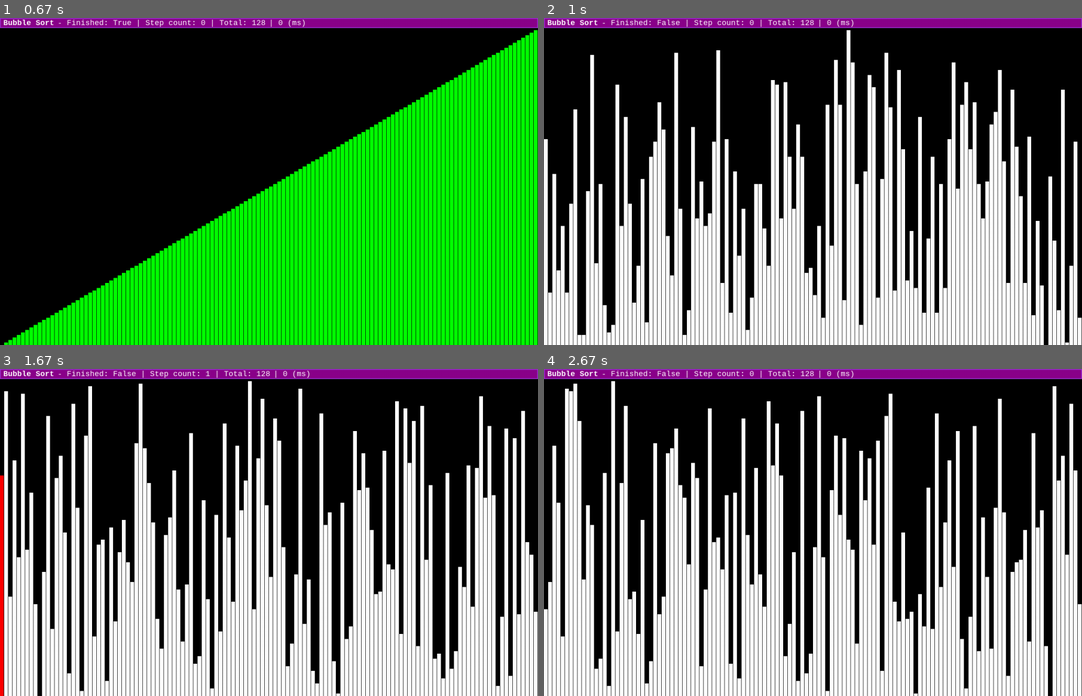
Above: before the commit, frames 1-4 (two rows, left to right).
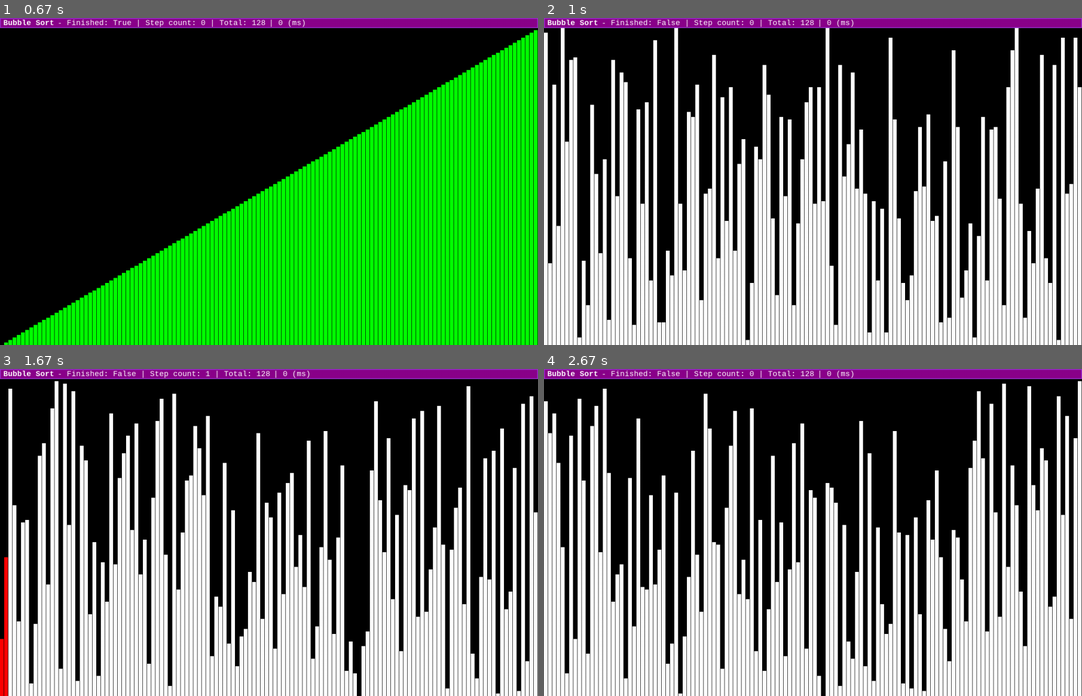
Above: after the commit, the same moments.

Repository: thiagolopes/sorting-algorithms-pygame
Game: pygame game, started from sort.py
Same seed, same stepped clock (60 frames per second), same inputs: the game is played once before the commit and once after it.
Inputs:
- Up to frame 1 (0.67 s): tap Space at 0.33 s
- Up to frame 2 (1 s): tap R at 0.67 s
- Up to frame 3 (1.67 s): tap Enter at 1 s; hold N from 1.33 s (still down)
- Up to frame 4 (2.67 s): release N at 1.8 s; hold Backspace 1.83-2.3 s; tap Enter at 2.33 s

Frame 1 is identical in both runs. In frame 2, 31% of the frame differs, in the area x 0-100%, y 2-100%; in frame 3, 33%; in frame 4, 34%, in the area x 0-100%, y 3-100%.

Commit message:
main: refactor all main loop with engine

Diff:
--- a/sort.py
+++ b/sort.py
@@ -234,11 +234,14 @@
 
 
 class Engine:
-    def __init__(self, height, width):
+    def __init__(self, height, width, array_len):
+        pygame.init()
+        self.screen = pygame.display.set_mode((height, width))
         self.mute = False
         self.play = False
-        pygame.init()
-        self.screen = pygame.display.set_mode((height, width))
+        self.algorithms = []
+        self.algorithm = None
+        self.array_len = array_len
 
     @property
     def title(self):
@@ -248,6 +251,39 @@
     def title(self, title):
         pygame.display.set_caption(title)
 
+    @property
+    def algorithm_class(self):
+        if self.algorithm is not None:
+            return self.algorithms[self.algorithms.index(self.algorithm.__class__)]
+        if self.algorithms:
+            return self.algorithms[0]
+        assert True, "Do not reach here, add algorithm to work"
+
+    @property
+    def finished(self):
+        return self.algorithm.finished
+
+    def add_algorithm(self, algorithm):
+        self.algorithms.append(algorithm)
+        if not self.algorithm:
+            self.reset()
+
+    def reset(self, shuffle=False, randomize=False):
+        elements = list(range(0, self.array_len))
+        finished = True
+        self.play = False
+
+        if shuffle:
+            random.shuffle(elements)
+            finished = False
+        elif randomize:
+            elements = [random.randint(0, self.array_len) for _ in range(0, self.array_len)]
+            finished = False
+
+        algorithm = self.algorithm_class(elements)
+        algorithm.finished = finished
+        self.algorithm = algorithm
+
     def toggle_play(self):
         self.play = not self.play
 
@@ -258,70 +294,61 @@
         pygame.display.flip()
 
     def shutdown(self):
-        print(ELEMENTS)
+        print(self.algorithm.elements)
         pygame.quit()
-        sys.exit()
-
-
-engine = Engine(HEIGHT, WIDTH)
+        sys.exit(0)
+
+    def step(self):
+        t = self.algorithm.step()
+        if self.algorithm.finished:
+            self.play = False
+        return t
+
+
+engine = Engine(HEIGHT, WIDTH, TOTAL)
 engine.title = "Sorting Algorithms"
+engine.add_algorithm(BubbleSort)
+
 grid = Grid(BAR_SIZE, engine.screen)
 bar = Bar(grid.padding, engine.screen)
-
-beeper = Beeper(len(ELEMENTS))
+event = Event()
+
+beeper = Beeper(engine.array_len)
 beeper.generate()
 
-algorithms = [BubbleSort]
-algorithm = algorithms[0](ELEMENTS)
-
-event = Event()
 loop_timer = Timer(engine)
-
 while True:
-    loop_timer.start_tick()
-
+    run_step = False
     for ev in event.get():
         match ev:
             case event.ESC | event.QUIT:
                 engine.shutdown()
             case event.SHUFFLE:
-                engine.play = False
-                ELEMENTS = list(range(START, TOTAL))
-                random.shuffle(ELEMENTS)
-                algorithm = BubbleSort(ELEMENTS)
-                algorithm.finished = False
+                engine.reset(shuffle=True)
                 loop_timer.reset_timer()
             case event.PAUSE:
                 engine.toggle_play()
             case event.RESTART:
-                engine.play = False
-                ELEMENTS = list(range(START, TOTAL))
-                algorithm = BubbleSort(ELEMENTS)
+                engine.reset()
                 loop_timer.reset_timer()
             case event.RANDOMIZE:
-                engine.play = False
-                ELEMENTS = [random.randint(START, TOTAL) for _ in range(START, TOTAL)]
-                algorithm = BubbleSort(ELEMENTS)
-                algorithm.finished = False
+                engine.reset(randomize=True)
                 loop_timer.reset_timer()
             case event.MUTE:
                 engine.toggle_mute()
             case event.NEXT_STEP:
-                t = algorithm.step()
-                if not engine.mute and t:
-                    beeper[algorithm.dirty_index[-1]].play()
-
-    if engine.play:
-        t = algorithm.step()
+                run_step = True
+
+    loop_timer.start_tick()
+    if engine.play or run_step:
+        t = engine.step()
         if not engine.mute and t:
-            beeper[algorithm.dirty_index[-1]].play()
-        if algorithm.finished:
-            engine.play = False
-
-    grid.draw(algorithm.elements, algorithm.dirty_index, algorithm.finished)
-    bar.draw(str(algorithm), repr(algorithm), loop_timer.total, engine.mute)
-
+            beeper[engine.algorithm.dirty_index[-1]].play()
+
+    grid.draw(engine.algorithm.elements, engine.algorithm.dirty_index, engine.finished)
+    bar.draw(str(engine.algorithm), repr(engine.algorithm), loop_timer.total, engine.mute)
     loop_timer.end_tick()
+
     engine.end_frame()
 
 engine.shutdown()
